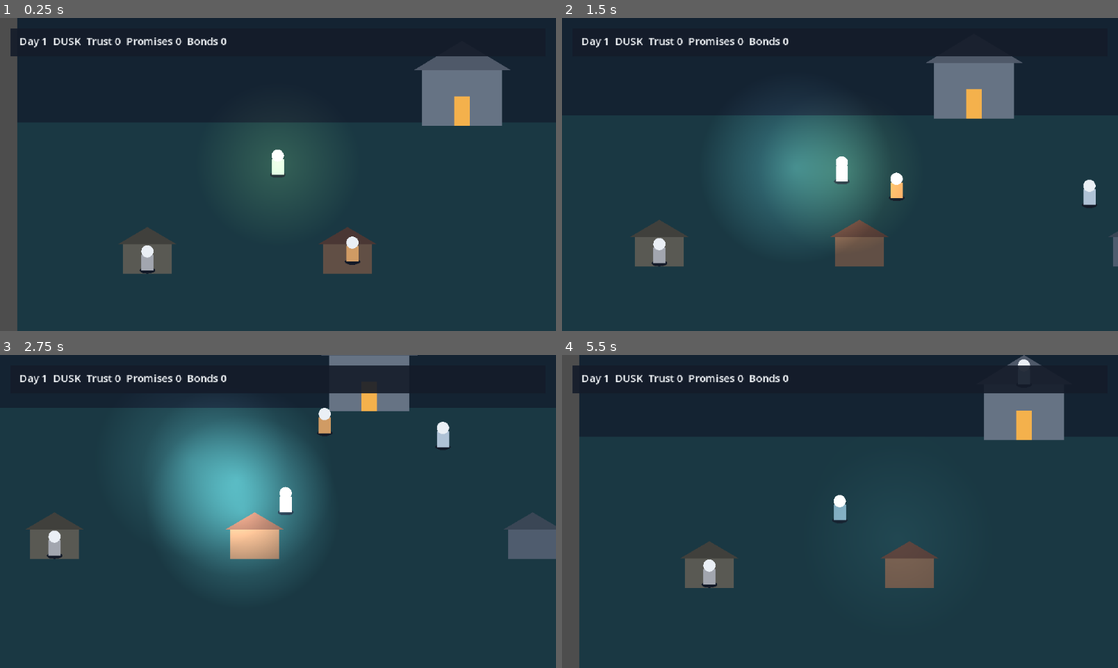
Above: before the commit, frames 1-4 (two rows, left to right).
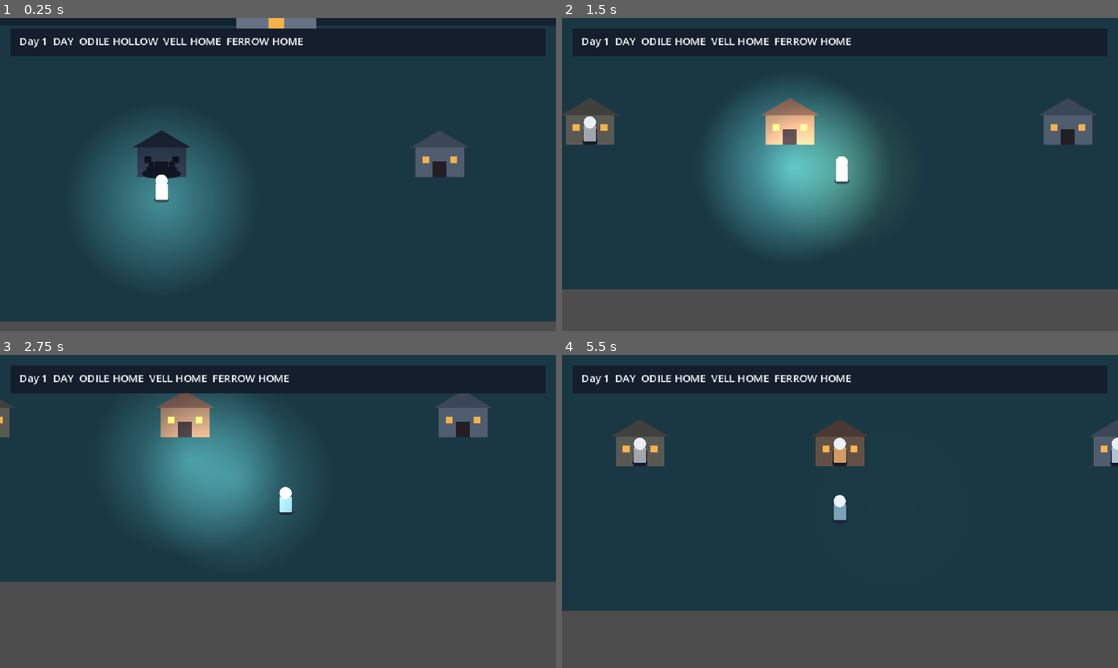
Above: after the commit, the same moments.

Repository: Chingkhei-lab/Dawnglass
Game: Godot game, scene res://scenes/debug/m8_houses.tscn
The game is run twice, just before and just after one commit, with the same random seed, the same clock (stepped at 60 frames per second) and the same inputs. Before the commit the project starts from res://scenes/debug/m7_promises.tscn.
Inputs (mouse positions are in pixels of both pictures, inside the frame that each line leads up to):
- Up to frame 1 (0.25 s): no input
- Up to frame 2 (1.5 s): tap Enter at 0.5 s; move the mouse to (962, 158) at 0.52 s; hold D (move_right) 0.53-1.28 s; tap Q (glint) at 0.6 s; click (962, 158) at 0.67 s; tap F (lantern) at 0.8, 1.35 s; move the mouse to (728, 190) at 1.27 s; hold S (move_down) from 1.28 s (still down)
- Up to frame 3 (2.75 s): tap Q (glint) at 1.55, 2.1 s; move the mouse to (333, 442) at 2.02 s; release S (move_down) at 2.03 s; hold D (move_right) from 2.03 s (still down); tap F (lantern) at 2.3 s
- Up to frame 4 (5.5 s): move the mouse to (812, 574) at 2.77 s; release D (move_right) at 2.78 s; hold W (move_up) 2.78-3.53 s; tap E (interact) at 2.85 s; click (812, 574) at 2.92 s; tap Q (glint) at 3.05, 4.55 s; move the mouse to (1006, 558) at 3.52 s; hold A (move_left) 3.53-5.03 s; tap F (lantern) at 3.6, 5.3 s; move the mouse to (673, 464) at 4.27 s; tap Tab at 4.35 s; move the mouse to (867, 511) at 5.02 s; hold S (move_down) from 5.03 s (still down); tap Shift at 5.1 s; click (867, 511) at 5.17 s

The runs differ from the first frame. In frame 1, 23% of the frame differs, in the area x 0-100%, y 0-100%; in frame 2, 30%; in frame 3, 42%; in frame 4, 28%.

Commit message:
M8: hollow houses, daylight clearing and family return
Empty homes left dark hollow at dawn and gain a static shadow nest.
A keeper's lantern plus a Glint clears the house by day, restores its
saved state, and calls the family back from the Hall.

Diff:
--- a/data/tuning.json
+++ b/data/tuning.json
@@ -65,6 +65,11 @@
     "walk_speed": 60.0,
     "arrive_radius": 4.0
   },
+  "houses": {
+    "empty_radius": 96.0,
+    "light_radius": 72.0,
+    "clear_radius": 72.0
+  },
   "promise": {
     "lit_radius": 72.0,
     "lit_seconds": 10.0,
--- a/project.godot
+++ b/project.godot
@@ -11,7 +11,7 @@
 [application]
 
 config/name="Dawnglass"
-run/main_scene="res://scenes/debug/m7_promises.tscn"
+run/main_scene="res://scenes/debug/m8_houses.tscn"
 config/features=PackedStringArray("4.7", "Forward Plus")
 config/icon="res://icon.svg"
 
--- /dev/null
+++ b/scenes/debug/m8_houses.tscn
@@ -0,0 +1,103 @@
+[gd_scene load_steps=8 format=3]
+
+[ext_resource type="Script" path="res://scripts/debug/m8_test.gd" id="1_test"]
+[ext_resource type="PackedScene" path="res://scenes/keepers/maren.tscn" id="2_maren"]
+[ext_resource type="PackedScene" path="res://scenes/townsfolk/townsfolk_npc.tscn" id="3_npc"]
+[ext_resource type="PackedScene" path="res://scenes/world/house.tscn" id="4_house"]
+[ext_resource type="Script" path="res://scripts/world/follow_camera.gd" id="5_camera"]
+[ext_resource type="Script" path="res://scripts/world/day_night_tint.gd" id="6_tint"]
+[ext_resource type="Script" path="res://scripts/ui/house_readout.gd" id="7_readout"]
+
+[node name="M8HousesDebug" type="Node2D"]
+y_sort_enabled = true
+script = ExtResource("1_test")
+
+[node name="Background" type="Polygon2D" parent="."]
+z_index = -10
+polygon = PackedVector2Array(0, 0, 1024, 0, 1024, 640, 0, 640)
+color = Color(0.086, 0.145, 0.2, 1)
+
+[node name="Ground" type="Polygon2D" parent="."]
+z_index = -9
+polygon = PackedVector2Array(0, 300, 1024, 300, 1024, 640, 0, 640)
+color = Color(0.106, 0.231, 0.267, 1)
+
+[node name="Hall" type="Node2D" parent="." groups=["hall"]]
+position = Vector2(512, 240)
+
+[node name="Walls" type="Polygon2D" parent="Hall"]
+polygon = PackedVector2Array(-46, 0, 46, 0, 46, 64, -46, 64)
+color = Color(0.42, 0.47, 0.53, 1)
+
+[node name="Roof" type="Polygon2D" parent="Hall"]
+polygon = PackedVector2Array(-56, 0, 56, 0, 0, -34)
+color = Color(0.322, 0.361, 0.42, 1)
+
+[node name="Door" type="Polygon2D" parent="Hall"]
+polygon = PackedVector2Array(-9, 30, 9, 30, 9, 64, -9, 64)
+color = Color(1, 0.721, 0.302, 1)
+
+[node name="OdileHouse" parent="." instance=ExtResource("4_house")]
+position = Vector2(380, 440)
+npc_id = "odile"
+wall_color = Color(0.4, 0.322, 0.278, 1)
+roof_color = Color(0.302, 0.227, 0.208, 1)
+
+[node name="VellHouse" parent="." instance=ExtResource("4_house")]
+position = Vector2(700, 440)
+npc_id = "vell"
+wall_color = Color(0.322, 0.376, 0.443, 1)
+roof_color = Color(0.243, 0.286, 0.345, 1)
+
+[node name="FerrowHouse" parent="." instance=ExtResource("4_house")]
+position = Vector2(150, 440)
+npc_id = "ferrow"
+wall_color = Color(0.365, 0.361, 0.337, 1)
+roof_color = Color(0.263, 0.259, 0.243, 1)
+
+[node name="Odile" parent="." instance=ExtResource("3_npc")]
+position = Vector2(380, 470)
+npc_id = "odile"
+display_name = "Odile"
+body_color = Color(0.851, 0.627, 0.4, 1)
+
+[node name="Vell" parent="." instance=ExtResource("3_npc")]
+position = Vector2(700, 470)
+npc_id = "vell"
+display_name = "Sister Vell"
+body_color = Color(0.718, 0.784, 0.855, 1)
+
+[node name="Ferrow" parent="." instance=ExtResource("3_npc")]
+position = Vector2(150, 470)
+npc_id = "ferrow"
+display_name = "Old Ferrow"
+stubborn = true
+body_color = Color(0.663, 0.671, 0.702, 1)
+
+[node name="Maren" parent="." instance=ExtResource("2_maren")]
+position = Vector2(300, 360)
+
+[node name="Camera2D" type="Camera2D" parent="."]
+script = ExtResource("5_camera")
+target_path = NodePath("../Maren")
+
+[node name="Tint" type="CanvasModulate" parent="."]
+script = ExtResource("6_tint")
+
+[node name="UI" type="CanvasLayer" parent="."]
+
+[node name="Panel" type="ColorRect" parent="UI"]
+offset_left = 12.0
+offset_top = 12.0
+offset_right = 628.0
+offset_bottom = 44.0
+color = Color(0.078, 0.106, 0.161, 0.9)
+
+[node name="Readout" type="Label" parent="UI/Panel"]
+offset_left = 10.0
+offset_top = 6.0
+offset_right = 606.0
+offset_bottom = 26.0
+theme_override_colors/font_color = Color(0.957, 0.969, 0.98, 1)
+theme_override_font_sizes/font_size = 12
+script = ExtResource("7_readout")
--- /dev/null
+++ b/scenes/world/house.tscn
@@ -0,0 +1,6 @@
+[gd_scene load_steps=2 format=3]
+
+[ext_resource type="Script" path="res://scripts/components/house_component.gd" id="1_house"]
+
+[node name="House" type="Node2D"]
+script = ExtResource("1_house")
--- a/scripts/autoload/Events.gd
+++ b/scripts/autoload/Events.gd
@@ -16,3 +16,7 @@
 signal promise_kept
 @warning_ignore("unused_signal")
 signal promise_broken
+@warning_ignore("unused_signal")
+signal house_hollowed(house_id: String)
+@warning_ignore("unused_signal")
+signal house_cleared(house_id: String)
--- a/scripts/autoload/GameState.gd
+++ b/scripts/autoload/GameState.gd
@@ -6,6 +6,7 @@
 var flags: Dictionary = {}
 var sleepers: Array[String] = []
 var promises: Array[Dictionary] = []
+var houses: Dictionary = {}
 
 func mark_sleeper(id: String) -> void:
 	if not sleepers.has(id):
--- /dev/null
+++ b/scripts/components/house_component.gd
@@ -0,0 +1,115 @@
+extends Node2D
+
+@export var npc_id := "odile"
+@export var wall_color := Color("#665144")
+@export var roof_color := Color("#4D3B36")
+@export var door_color := Color("#241F25")
+@export var nest_color := Color("#080B12")
+
+var _empty_tonight := false
+var _was_lit := false
+
+func _ready() -> void:
+	add_to_group("houses")
+	if not GameState.houses.has(npc_id):
+		GameState.houses[npc_id] = "home"
+	Events.night_started.connect(_on_night_started)
+	Events.dawn.connect(_on_dawn)
+	queue_redraw()
+
+func state() -> String:
+	return String(GameState.houses.get(npc_id, "home"))
+
+func is_hollow() -> bool:
+	return state() == "hollow"
+
+func can_return() -> bool:
+	return not is_hollow()
+
+func _physics_process(_delta: float) -> void:
+	if Clock.phase == Clock.PHASE_NIGHT:
+		if _is_lit():
+			_was_lit = true
+	elif Clock.phase == Clock.PHASE_DAY and is_hollow():
+		_try_clear()
+
+func _on_night_started() -> void:
+	_empty_tonight = _family_is_away()
+	_was_lit = false
+
+func _on_dawn() -> void:
+	if is_hollow():
+		return
+	# PROVISIONAL: see GAME_BIBLE §7.3; any light during an empty night prevents hollowing.
+	if _empty_tonight and not _was_lit:
+		GameState.houses[npc_id] = "hollow"
+		queue_redraw()
+		Events.house_hollowed.emit(npc_id)
+	else:
+		GameState.houses[npc_id] = "home"
+		queue_redraw()
+
+func _try_clear() -> void:
+	if not _lantern_near(float(Data.require_value("houses.clear_radius"))):
+		return
+	# PROVISIONAL: see GAME_BIBLE §7.3; the lantern and a Glint must overlap the house by day.
+	for burst in get_tree().get_nodes_in_group("glint_bursts"):
+		if burst.is_point_lit(_nest_center()):
+			GameState.houses[npc_id] = "home"
+			queue_redraw()
+			Events.house_cleared.emit(npc_id)
+			return
+
+func _is_lit() -> bool:
+	if _lantern_near(float(Data.require_value("houses.light_radius"))):
+		return true
+	for field in get_tree().get_nodes_in_group("daylight_fields"):
+		if field.has_method("is_point_lit") and field.is_point_lit(_nest_center()):
+			return true
+	return false
+
+func _lantern_near(radius: float) -> bool:
+	for node in get_tree().get_nodes_in_group("keepers"):
+		var keeper := node as Node2D
+		if keeper != null and keeper.has_method("is_lantern_on") and keeper.is_lantern_on():
+			if keeper.global_position.distance_to(global_position) <= radius:
+				return true
+	return false
+
+func _family_is_away() -> bool:
+	var radius := float(Data.require_value("houses.empty_radius"))
+	for node in get_tree().get_nodes_in_group("townsfolk"):
+		if String(node.get("npc_id")) == npc_id:
+			var person := node as Node2D
+			return person != null and person.global_position.distance_to(global_position) > radius
+	return false
+
+func _nest_center() -> Vector2:
+	return global_position + Vector2(0, 28)
+
+func _draw() -> void:
+	var hollow := is_hollow()
+	var walls := Color("#18202D") if hollow else wall_color
+	var roof := Color("#101520") if hollow else roof_color
+	var door := Color("#080B12") if hollow else door_color
+	draw_colored_polygon(PackedVector2Array([Vector2(-34, 0), Vector2(34, 0), Vector2(0, -20)]), roof)
+	draw_rect(Rect2(-28, 0, 56, 34), walls)
+	draw_rect(Rect2(-8, 16, 16, 18), door)
+	var window_color := Color("#080B12") if hollow else Color(1, 0.721, 0.302, 1)
+	draw_rect(Rect2(-20, 10, 8, 8), window_color)
+	draw_rect(Rect2(12, 10, 8, 8), window_color)
+	if hollow:
+		_draw_nest()
+
+func _draw_nest() -> void:
+	draw_colored_polygon(_ellipse(Vector2(0, 30), Vector2(23, 6)), nest_color)
+	for offset in [Vector2(-12, 24), Vector2(0, 28), Vector2(12, 24)]:
+		draw_colored_polygon(_ellipse(offset, Vector2(6, 2.5)), nest_color)
+		draw_circle(offset + Vector2(0, -5), 3.5, nest_color)
+
+func _ellipse(center: Vector2, radii: Vector2) -> PackedVector2Array:
+	var points := PackedVector2Array()
+	for index in range(24):
+		var angle := TAU * float(index) / 24.0
+		points.append(center + Vector2(cos(angle) * radii.x, sin(angle) * radii.y))
+	return points
--- /dev/null
+++ b/scripts/debug/m8_test.gd
@@ -0,0 +1,197 @@
+extends Node2D
+
+const RUNTIME_FRAMES := 10800
+const STEP_TIMEOUT := 4000
+
+var failures := 0
+var testing := true
+var step := 0
+var step_frame := 0
+var runtime_left := RUNTIME_FRAMES
+
+var maren: Node
+var odile: Node
+var vell: Node
+var ferrow: Node
+var hall: Node2D
+var odile_house: Node
+var vell_house: Node
+var ferrow_house: Node
+var readout: Label
+var maren_shadow: Node
+
+var odile_home := Vector2.ZERO
+var vell_home := Vector2.ZERO
+var ferrow_home := Vector2.ZERO
+var hollowed_count := 0
+var cleared_count := 0
+var charges_before := 0
+
+func _ready() -> void:
+	Clock.time_scale = 0.0
+	Clock.phase = Clock.PHASE_DAY
+	Clock.phase_elapsed = 0.0
+	GameState.houses.clear()
+	GameState.promises.clear()
+	GameState.sleepers.clear()
+	maren = $Maren
+	odile = $Odile
+	vell = $Vell
+	ferrow = $Ferrow
+	hall = $Hall
+	odile_house = $OdileHouse
+	vell_house = $VellHouse
+	ferrow_house = $FerrowHouse
+	readout = $UI/Panel/Readout
+	maren_shadow = maren.get_node("ShadowComponent")
+	maren_shadow.value = 1.0
+	maren_shadow.maximum = 1.0
+	odile_home = odile.get("home")
+	vell_home = vell.get("home")
+	ferrow_home = ferrow.get("home")
+	Events.house_hollowed.connect(_on_hollowed)
+	Events.house_cleared.connect(_on_cleared)
+	var camera: Camera2D = $Camera2D
+	camera.global_position = maren.global_position
+	print("M8 TEST START")
+
+func _physics_process(_delta: float) -> void:
+	if not testing:
+		runtime_left -= 1
+		if runtime_left <= 0:
+			print("M8 RUNTIME CHECK COMPLETE")
+			get_tree().quit(failures)
+		return
+	step_frame += 1
+	if step_frame > STEP_TIMEOUT:
+		_expect(false, "", "FAIL M8 step %d timed out" % step)
+		_finish()
+		return
+	match step:
+		0: _structure_step()
+		1: _night_step()
+		2: _clear_step()
+		3: _return_step()
+		4: _readout_step()
+		5: _finish_step()
+
+func _structure_step() -> void:
+	if step_frame < 3: return
+	_expect(get_tree().get_nodes_in_group("houses").size() == 3,
+		"PASS M8 three houses are registered", "FAIL M8 house count is %d" % get_tree().get_nodes_in_group("houses").size())
+	_expect(get_tree().get_nodes_in_group("townsfolk").size() == 3,
+		"PASS M8 each house has a townsperson", "FAIL M8 townsfolk count is %d" % get_tree().get_nodes_in_group("townsfolk").size())
+	_expect(not odile_house.is_hollow() and not vell_house.is_hollow() and not ferrow_house.is_hollow(),
+		"PASS M8 all houses start inhabited", "FAIL M8 a house starts hollow")
+	_expect(Events.has_signal("house_hollowed") and Events.has_signal("house_cleared"),
+		"PASS M8 house events are registered", "FAIL M8 house events missing")
+	_expect(readout.text.contains("ODILE HOME") and readout.text.contains("VELL HOME"),
+		"PASS M8 readout shows the starting house states", "FAIL M8 readout: %s" % readout.text)
+	_advance(1)
+
+func _night_step() -> void:
+	if step_frame == 1:
+		Clock.phase = Clock.PHASE_NIGHT
+		Clock.phase_elapsed = 0.0
+		odile.global_position = hall.global_position
+		vell.global_position = hall.global_position
+		maren.global_position = vell_house.global_position + Vector2(0, 60)
+		maren.set_lantern(true)
+		Events.night_started.emit()
+	elif step_frame == 6:
+		Events.dawn.emit()
+		Clock.phase = Clock.PHASE_DAWN
+	elif step_frame == 9:
+		_expect(odile_house.is_hollow(), "PASS M8 a dark empty home becomes hollow at dawn",
+			"FAIL M8 Odile's dark house did not hollow")
+		_expect(not vell_house.is_hollow(), "PASS M8 a lit empty home does not become hollow",
+			"FAIL M8 Vell's lit house hollowed")
+		_expect(not ferrow_house.is_hollow(), "PASS M8 an occupied home does not become hollow",
+			"FAIL M8 Ferrow's occupied house hollowed")
+		_expect(hollowed_count == 1, "PASS M8 hollowing fires one house event",
+			"FAIL M8 hollowed event count is %d" % hollowed_count)
+		_expect(odile.global_position.distance_to(hall.global_position) < 8.0,
+			"PASS M8 the family cannot return to a hollow home", "FAIL M8 Odile left the Hall")
+		_expect(ferrow.global_position.distance_to(ferrow_home) < 0.5,
+			"PASS M8 stubborn Ferrow stays in his occupied home", "FAIL M8 Ferrow moved")
+		maren.set_lantern(false)
+		_advance(2)
+
+func _clear_step() -> void:
+	if step_frame == 1:
+		Clock.phase = Clock.PHASE_DAY
+		Clock.phase_elapsed = 0.0
+		maren.global_position = odile_house.global_position + Vector2(0, 60)
+		charges_before = maren.glint_charges
+		_expect(maren.fire_glint(), "PASS M8 the keeper can fire a Glint at the hollow house",
+			"FAIL M8 Glint could not be fired")
+	elif step_frame == 6:
+		_expect(odile_house.is_hollow(), "PASS M8 a Glint alone does not clear the house",
+			"FAIL M8 house cleared without the lantern")
+		_expect(maren.glint_charges == charges_before - 1,
+			"PASS M8 clearing preparation spends one Glint charge", "FAIL M8 Glint charge did not decrease")
+	elif step_frame == 8:
+		maren.set_lantern(true)
+	elif step_frame == 12:
+		_expect(not odile_house.is_hollow(), "PASS M8 lantern plus Glint clears the hollow house",
+			"FAIL M8 house stayed hollow with lantern and Glint")
+		_expect(String(GameState.houses.get("odile", "")) == "home",
+			"PASS M8 clearing changes the saved house state", "FAIL M8 house state is %s" % GameState.houses.get("odile", ""))
+		_expect(cleared_count == 1, "PASS M8 clearing fires one house event",
+			"FAIL M8 cleared event count is %d" % cleared_count)
+		_advance(3)
+
+func _return_step() -> void:
+	if step_frame != 320: return
+	_expect(odile.global_position.distance_to(odile_home) < 8.0,
+		"PASS M8 the family moves back after the house is cleared",
+		"FAIL M8 Odile is %.1f px from home" % odile.global_position.distance_to(odile_home))
+	_expect(vell.global_position.distance_to(vell_home) < 8.0,
+		"PASS M8 the lit home's family also returns normally",
+		"FAIL M8 Vell is %.1f px from home" % vell.global_position.distance_to(vell_home))
+	_expect(ferrow.global_position.distance_to(ferrow_home) < 0.5,
+		"PASS M8 Ferrow remains at home", "FAIL M8 Ferrow drifted")
+	_advance(4)
+
+func _readout_step() -> void:
+	if step_frame < 3: return
+	_expect(readout.text.contains("ODILE HOME") and readout.text.contains("VELL HOME")
+		and readout.text.contains("FERROW HOME"),
+		"PASS M8 readout shows all restored house states", "FAIL M8 readout: %s" % readout.text)
+	_advance(5)
+
+func _finish_step() -> void: if step_frame >= 2: _finish()
+
+func _finish() -> void:
+	testing = false
+	if failures == 0:
+		print("M8 TESTS PASS")
+	else:
+		print("M8 TESTS FAIL (%d failures)" % failures)
+	if (OS.get_cmdline_args() + OS.get_cmdline_user_args()).has("--fast"):
+		get_tree().quit(failures)
+		return
+	print("M8 RUNTIME CHECK START")
+	Clock.time_scale = float(Data.require_value("clock.test_time_scale"))
+	Clock.phase = Clock.PHASE_DAY
+	Clock.phase_elapsed = 0.0
+	maren.set_lantern(false)
+	maren_shadow.value = 1.0
+	maren_shadow.maximum = 1.0
+
+func _on_hollowed(_house_id: String) -> void:
+	hollowed_count += 1
+
+func _on_cleared(_house_id: String) -> void:
+	cleared_count += 1
+
+func _advance(next_step: int) -> void:
+	step = next_step
+	step_frame = 0
+
+func _expect(condition: bool, pass_text: String, fail_text: String) -> void:
+	if condition:
+		print(pass_text)
+	else:
+		print(fail_text)
+		failures += 1
--- a/scripts/lights/glint_burst.gd
+++ b/scripts/lights/glint_burst.gd
@@ -12,6 +12,7 @@
 
 func _ready() -> void:
 	add_to_group("daylight_fields")
+	add_to_group("glint_bursts")
 
 func configure(radius_value: float, duration_value: float, mask: int) -> void:
 	radius = radius_value
--- a/scripts/townsfolk/townsfolk.gd
+++ b/scripts/townsfolk/townsfolk.gd
@@ -15,6 +15,8 @@
 	_destination = home
 	Events.dusk_started.connect(_on_dusk)
 	Events.dawn.connect(_on_dawn)
+	Events.house_hollowed.connect(_on_house_hollowed)
+	Events.house_cleared.connect(_on_house_cleared)
 
 func _on_dusk() -> void:
 	if stubborn:
@@ -24,7 +26,30 @@
 		_walk_to(hall.global_position)
 
 func _on_dawn() -> void:
-	_walk_to(home)
+	var house := _house()
+	if house != null and not house.can_return():
+		_walk_to_hall()
+	else:
+		_walk_to(home)
+
+func _on_house_hollowed(house_id: String) -> void:
+	if house_id == npc_id:
+		_walk_to_hall()
+
+func _on_house_cleared(house_id: String) -> void:
+	if house_id == npc_id:
+		_walk_to(home)
+
+func _house() -> Node:
+	for node in get_tree().get_nodes_in_group("houses"):
+		if String(node.get("npc_id")) == npc_id:
+			return node
+	return null
+
+func _walk_to_hall() -> void:
+	var hall := get_tree().get_first_node_in_group("hall") as Node2D
+	if hall != null:
+		_walk_to(hall.global_position)
 
 func _walk_to(point: Vector2) -> void:
 	_destination = point
--- /dev/null
+++ b/scripts/ui/house_readout.gd
@@ -0,0 +1,9 @@
+extends Label
+
+const PEOPLE := ["odile", "vell", "ferrow"]
+
+func _physics_process(_delta: float) -> void:
+	var states := PackedStringArray()
+	for person in PEOPLE:
+		states.append("%s %s" % [person.to_upper(), String(GameState.houses.get(person, "home")).to_upper()])
+	text = "Day %d  %s  %s" % [Clock.day, Clock.phase.to_upper(), "  ".join(states)]
Not shown, changed: docs/PROGRESS.md
